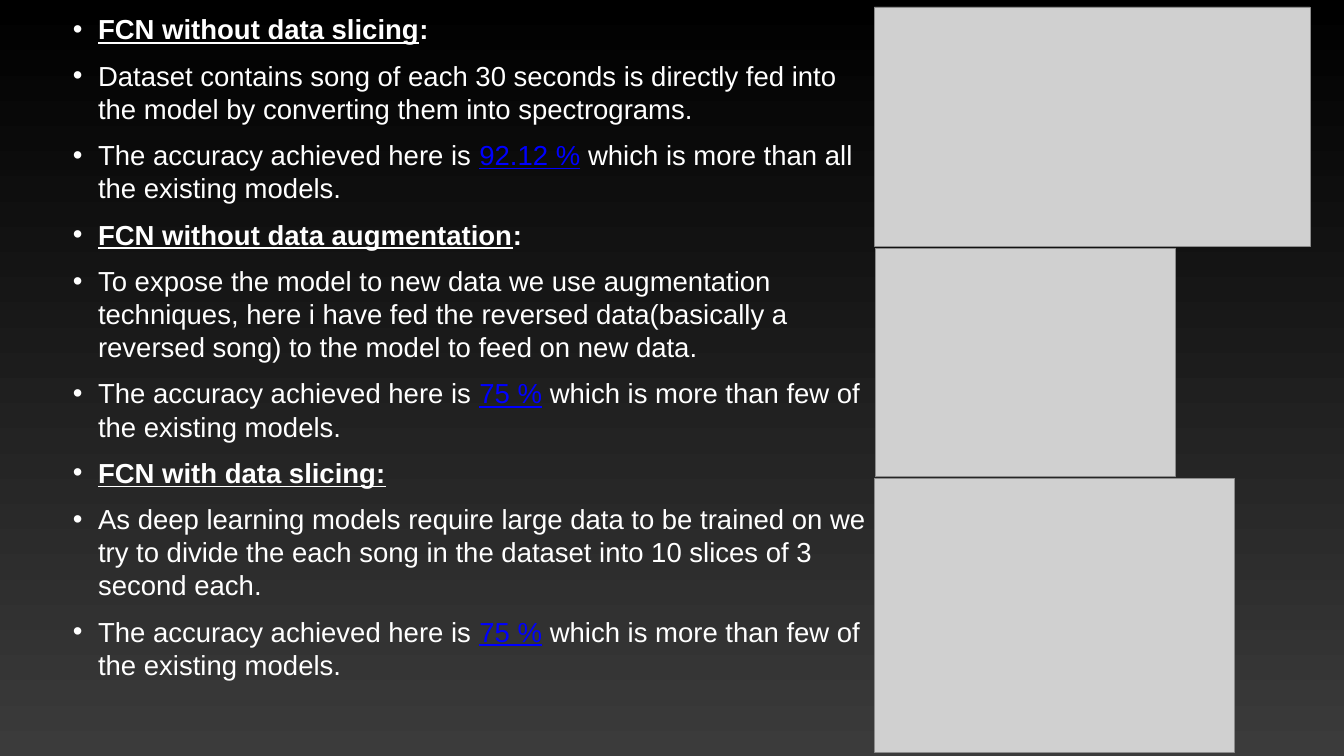
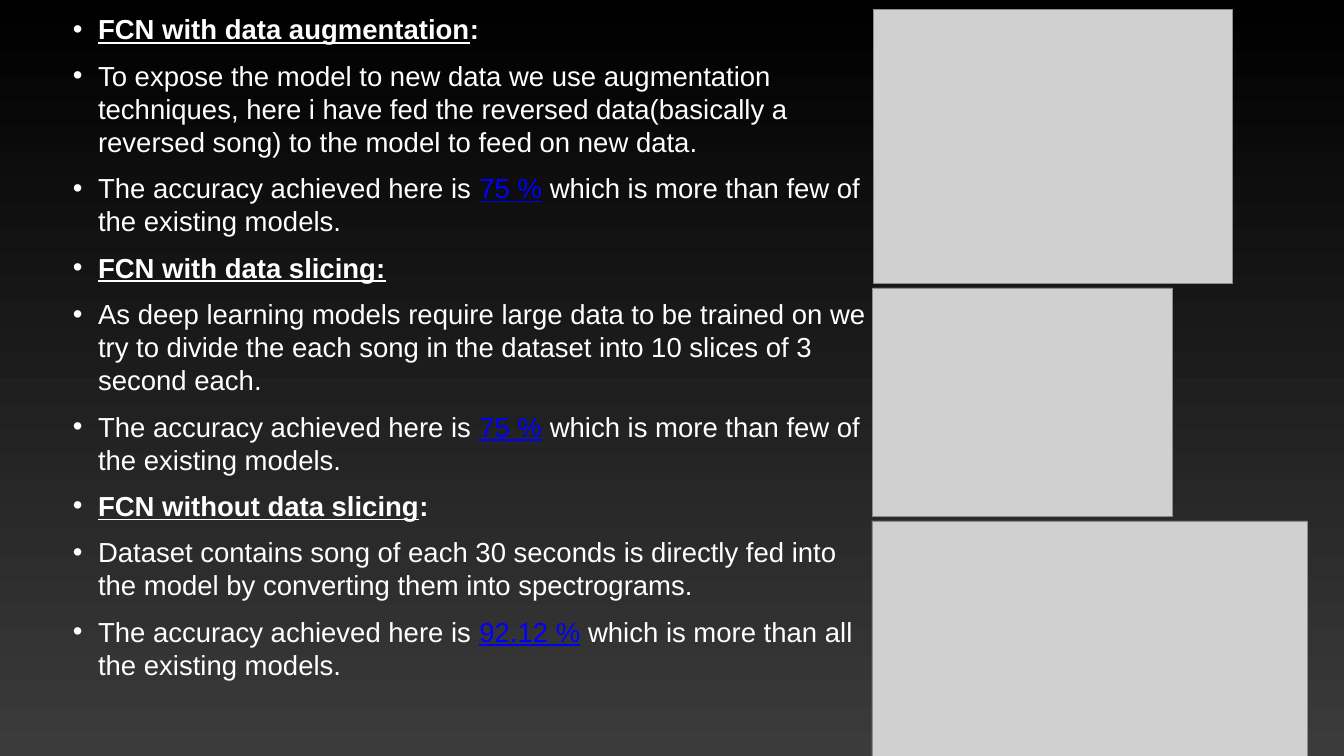
Before and after one commit to JigneshBotla/Music-Genre-Classification, a slide deck: slide 3 of Presentation.pptx. Drawn at 1344x756 pixels with LibreOffice and Linux fonts; fonts in the diff are those of the drawing; grey boxes stand for pictures. Boxes give left, top, right and bottom in pixels: in the first picture for what was removed or moved away, otherwise in the second. Text is boxed around its words. In the diff, an @@ line names an element or a change of style, - is before the commit and + after.

Commit message:
updated ppt

```diff
--- a/Presentation.pptx
+++ b/Presentation.pptx
@@ text at (x1=98, y1=19, x2=479, y2=45): text changed; bold on @@
-• FCN without data slicing:
-• Dataset contains song of each 30 seconds is directly fed into the model by converting them into spectrograms.
-• The accuracy achieved here is 92.12 % which is more than all the existing models.
-• FCN without data augmentation:
+• FCN with data augmentation:
@@ picture resized from (x1=874, y1=7, x2=1310, y2=246) to (x1=873, y1=9, x2=1233, y2=283) @@
@@ picture moved from (x1=875, y1=248, x2=1175, y2=476) to (x1=872, y1=288, x2=1172, y2=516) @@
@@ text at (x1=98, y1=496, x2=853, y2=680): paragraphs added @@
+• FCN without data slicing:
+• Dataset contains song of each 30 seconds is directly fed into the model by converting them into spectrograms.
+• The accuracy achieved here is 92.12 % which is more than all the existing models.
@@ picture resized from (x1=874, y1=478, x2=1234, y2=752) to (x1=872, y1=521, x2=1307, y2=756) @@
```
Also in this commit, not shown: 2 other slides changed, 1 other file.
